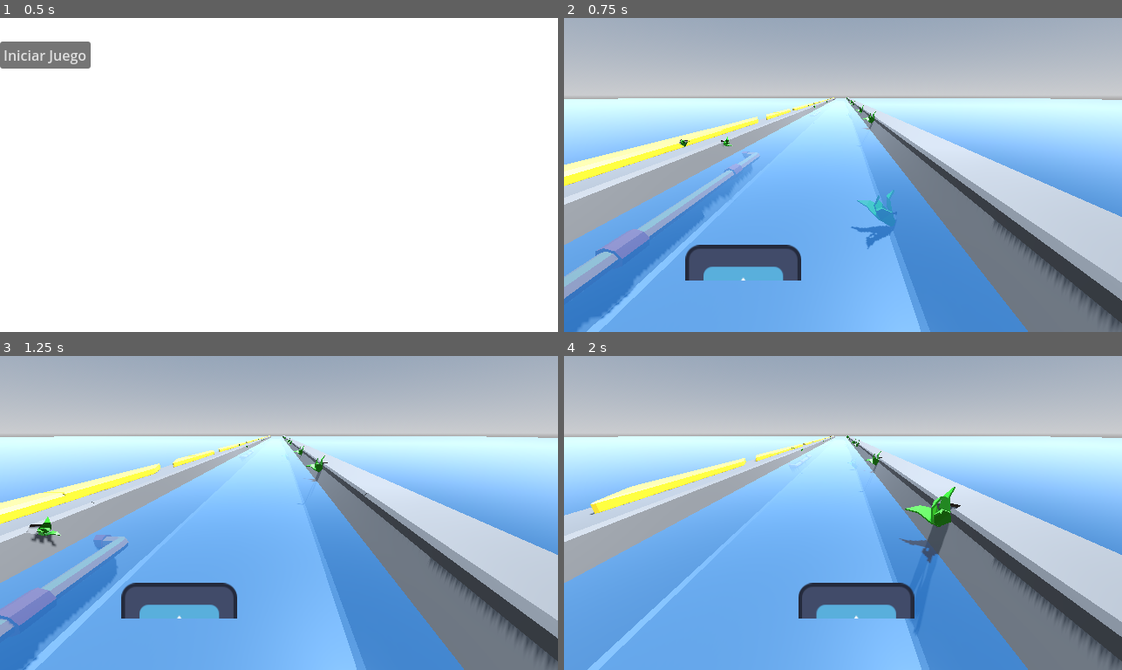
Above: before the commit, frames 1-4 (two rows, left to right).
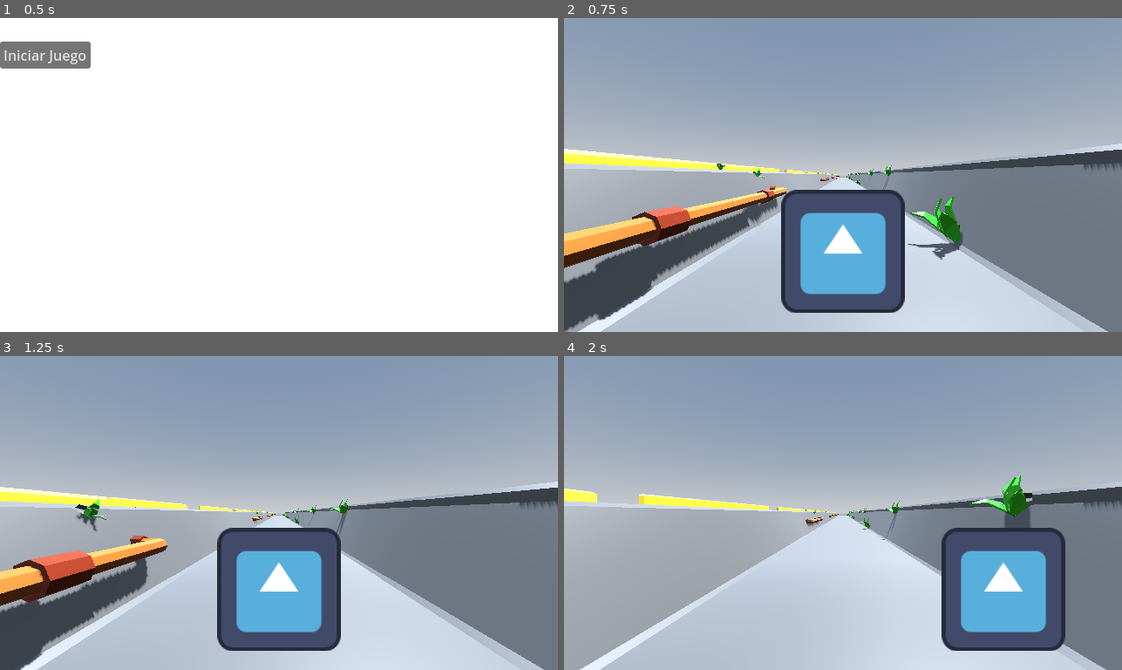
Above: after the commit, the same moments.

Repository: NahuelArrieta/RataSurfer
Game: Godot game, scene res://ui/StartMenu.tscn
The game is run twice, just before and just after one commit, with the same random seed, the same clock (stepped at 60 frames per second) and the same inputs. The engine's default icon, where the game draws it, is replaced by a stand-in: a white triangle on a blue panel in a dark square.
Inputs:
- Up to frame 1 (0.5 s): no input
- Up to frame 2 (0.75 s): click "Iniciar Juego" at 0.5 s
- Up to frame 3 (1.25 s): no input
- Up to frame 4 (2 s): hold Right (right) from 1.28 s (still down)

Frame 1 is identical in both runs. In frame 2, 90% of the frame differs, in the area x 0-100%, y 0-100%; in frame 3, 90%; in frame 4, 95%.

Commit message:
changed camera angle

Diff:
--- a/entities/player.tscn
+++ b/entities/player.tscn
@@ -8,7 +8,7 @@
 [node name="Player" type="CharacterBody3D"]
 
 [node name="Sprite3D" type="Sprite3D" parent="."]
-transform = Transform3D(4, 0, 0, 0, 4, 0, 0, 0, 4, 0, 0, 0)
+transform = Transform3D(3, 0, 0, 0, 3, 0, 0, 0, 3, 0, 0, 0)
 billboard = 1
 texture = ExtResource("1_merdl")
 
--- a/level/level.tscn
+++ b/level/level.tscn
@@ -171,7 +171,7 @@
 [node name="Player" parent="." instance=ExtResource("1_7lnir")]
 
 [node name="Camera3D" type="Camera3D" parent="."]
-transform = Transform3D(1, 0, 0, 0, 0.931526, 0.363674, 0, -0.363674, 0.931526, 4.41345, 8.56721, 6.37332)
+transform = Transform3D(1, 0, 0, 0, 1, 0, 0, 0, 1, 0, 2.38588, 6.373)
 
 [node name="ModuleHandler" type="Node3D" parent="."]
 script = ExtResource("2_5gx2l")
@@ -184,7 +184,8 @@
 shadow_enabled = true
 
 [node name="MeshInstance3D" type="MeshInstance3D" parent="."]
-transform = Transform3D(1, 0, 0, 0, 1, 0, 0, 0, 1, -15.6035, 0.909212, -8.48823)
+transform = Transform3D(1, 0, 0, 0, 1, 0, 0, 0, 1, 0, -1, 0)
+visible = false
 mesh = SubResource("BoxMesh_5gx2l")
 surface_material_override/0 = SubResource("ShaderMaterial_qohg2")
 
Not shown: 1 places in level/level.tscn that only renumber resources
